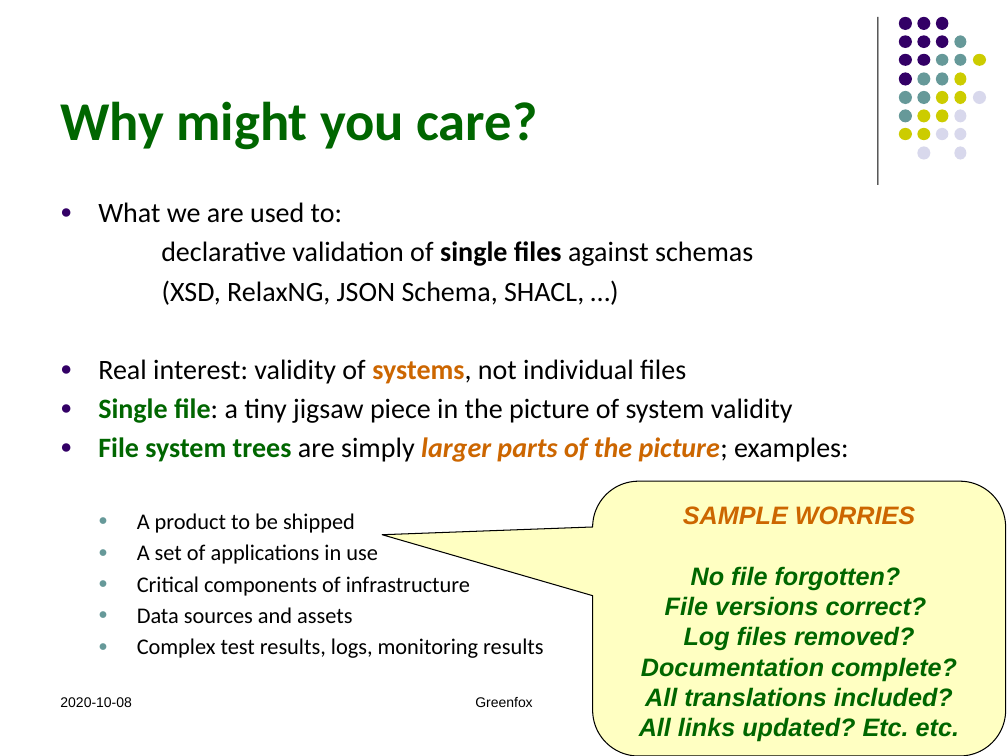
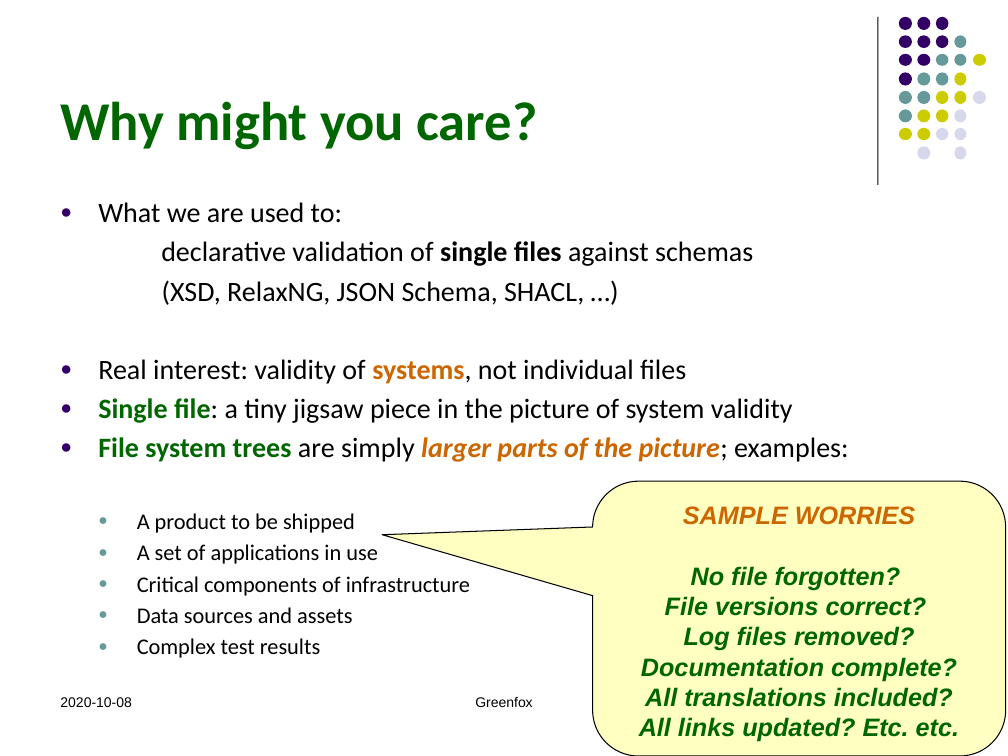
Before and after one commit to hrennau/greenfox, a slide deck: slide 3 of declarative-amsterdam-2020/an-introduction-to-greenfox/an-introduction-to-greenfox.pptx. Drawn at 1008x756 pixels with LibreOffice and Linux fonts; fonts in the diff are those of the drawing. Boxes give left, top, right and bottom in pixels: in the first picture for what was removed or moved away, otherwise in the second. Text is boxed around its words. In the diff, an @@ line names an element or a change of style, - is before the commit and + after.

```diff
--- a/declarative-amsterdam-2020/an-introduction-to-greenfox/an-introduction-to-greenfox.pptx
+++ b/declarative-amsterdam-2020/an-introduction-to-greenfox/an-introduction-to-greenfox.pptx
@@ text at [137, 638, 320, 658]: text changed @@
-  ● Complex test results, logs, monitoring results
+  ● Complex test results
```
Also in this commit, not shown: 11 other slides changed.
